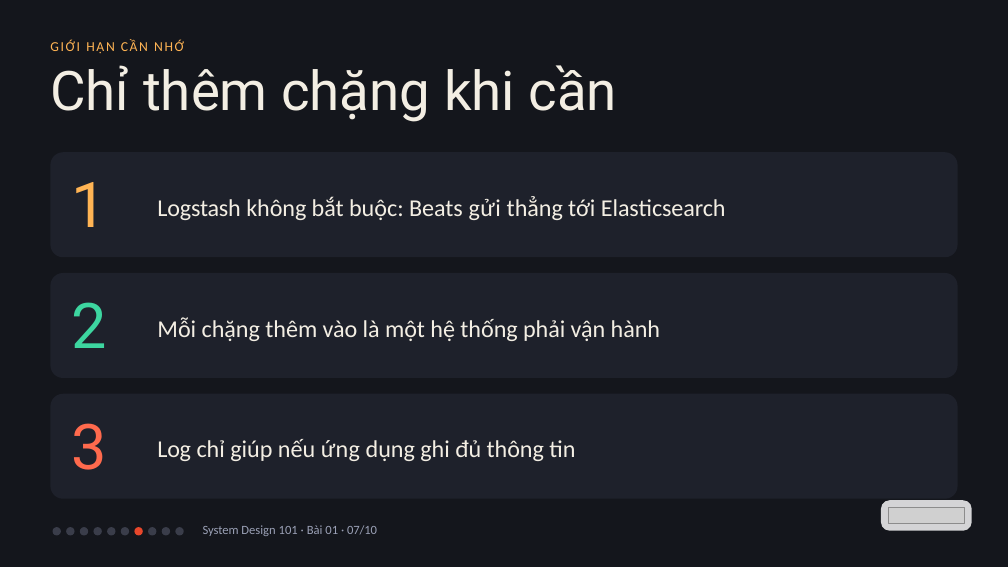
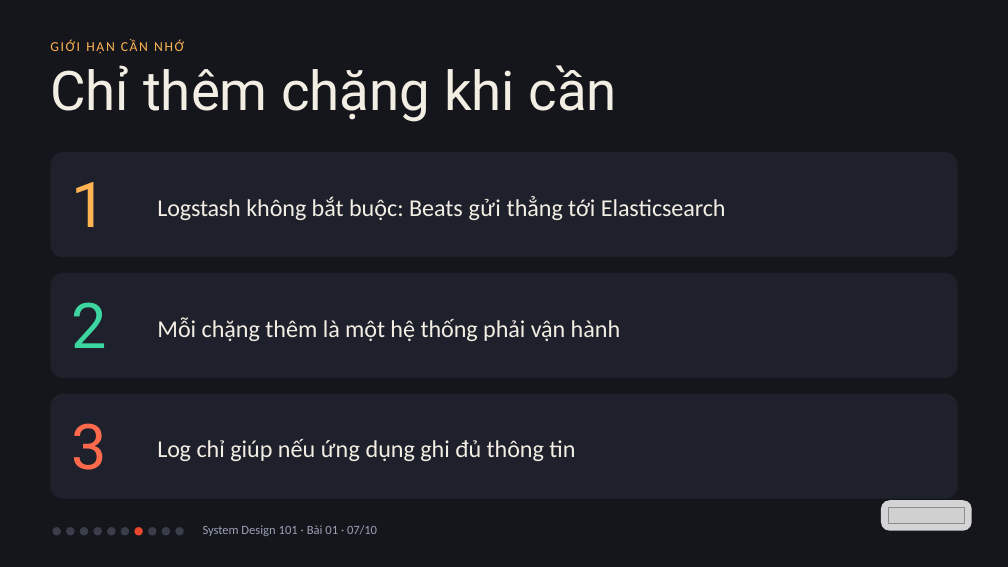
Before and after one commit to vohoailinh90/tool-marketing-studio, a slide deck: slide 7 of system-design-101/vi/lessons/sd-06-001/slides/sd-06-001.pptx. Drawn at 1008x567 pixels with LibreOffice and Linux fonts; fonts in the diff are those of the drawing; grey boxes stand for pictures. Boxes give left, top, right and bottom in pixels: in the first picture for what was removed or moved away, otherwise in the second. Text is boxed around its words. In the diff, an @@ line names an element or a change of style, - is before the commit and + after.

```diff
--- a/system-design-101/vi/lessons/sd-06-001/slides/sd-06-001.pptx
+++ b/system-design-101/vi/lessons/sd-06-001/slides/sd-06-001.pptx
@@ text at <box>157,317,621,341</box>: text changed @@
-Mỗi chặng thêm vào là một hệ thống phải vận hành
+Mỗi chặng thêm là một hệ thống phải vận hành
```
Also in this commit, not shown: 3 other slides changed, 1 other file.
